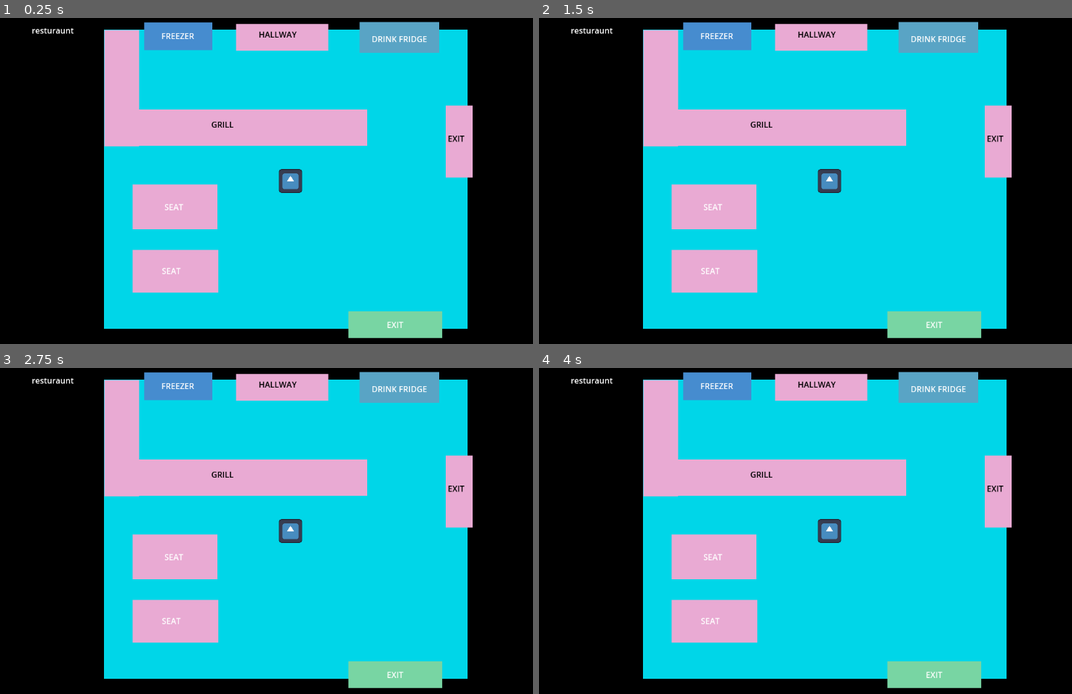
Above: before the commit, frames 1-4 (two rows, left to right).
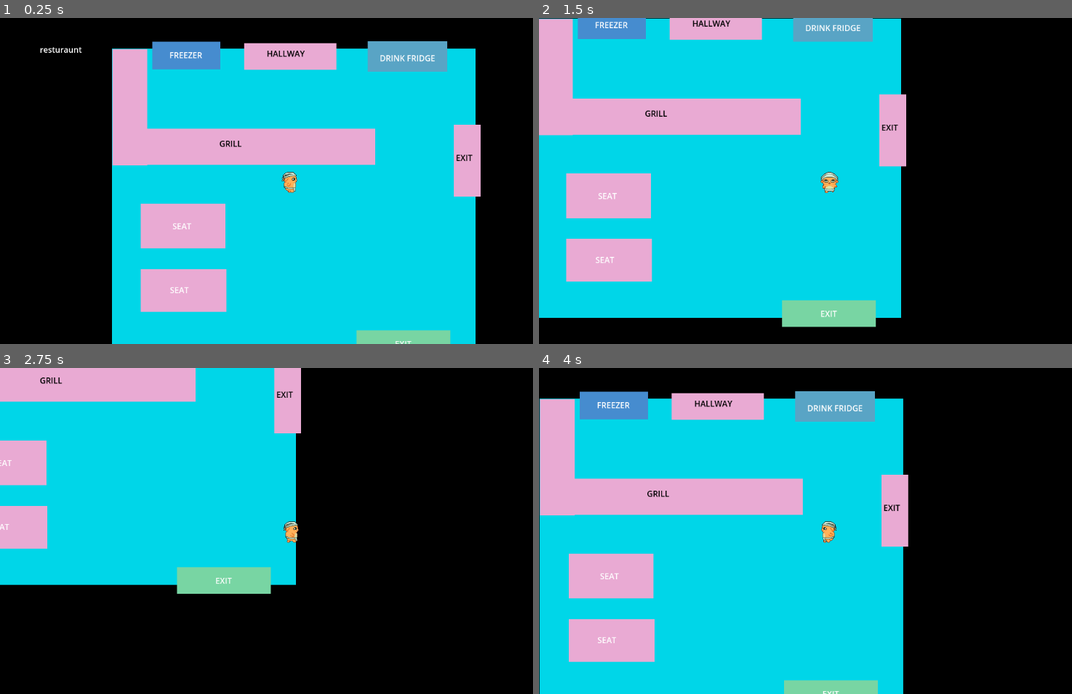
Above: after the commit, the same moments.

Repository: iListenToSludge/Pizza-Interactive
Game: Godot game, scene res://resturaunt.tscn
Two runs of this game, one before a commit and one after it. Both use one fixed random seed, a clock stepped at 60 frames per second and the inputs below. This scene is started directly instead of the project's main scene. The engine's default icon, where the game draws it, is replaced by a stand-in: a white triangle on a blue panel in a dark square.
Inputs:
- Up to frame 1 (0.25 s): no input
- Up to frame 2 (1.5 s): hold D (right) 0.53-1.28 s; hold S (down) from 1.28 s (still down)
- Up to frame 3 (2.75 s): release S (down) at 2.03 s; hold D (right) from 2.03 s (still down)
- Up to frame 4 (4 s): tap Enter at 2.75 s; release D (right) at 2.78 s; hold W (up) 2.78-3.53 s; hold A (left) from 3.53 s (still down)

The runs differ from the first frame. In frame 1, 25% of the frame differs, in the area x 6-91%, y 1-100%; in frame 2, 54%; in frame 3, 66%, in the area x 0-89%, y 0-99%; in frame 4, 57%.

Commit message:
changed player to munchkin in restaurant

Diff:
--- a/pizza-interactive/resturaunt.tscn
+++ b/pizza-interactive/resturaunt.tscn
@@ -1,7 +1,7 @@
 [gd_scene load_steps=12 format=3 uid="uid://dwpoh0ecxixm8"]
 
 [ext_resource type="PackedScene" uid="uid://cf7s266nqwrwq" path="res://scene_trigger.tscn" id="1_x0n7s"]
-[ext_resource type="PackedScene" uid="uid://ctx1b4dq60qv" path="res://scrapped tests/character.tscn" id="2_0eybj"]
+[ext_resource type="PackedScene" uid="uid://burywwc11kw0f" path="res://munchkin_player.tscn" id="2_x0n7s"]
 
 [sub_resource type="CapsuleShape2D" id="CapsuleShape2D_shxr0"]
 radius = 9.401882
@@ -295,8 +295,7 @@
 shape = SubResource("CapsuleShape2D_e16pn")
 debug_color = Color(0.87991565, 0.00037041426, 0.8248162, 0.41960785)
 
-[node name="CharacterBody2D" parent="." instance=ExtResource("2_0eybj")]
-position = Vector2(551, 243)
-scale = Vector2(0.35880437, 0.36741865)
+[node name="CharacterBody2D" parent="." instance=ExtResource("2_x0n7s")]
+position = Vector2(535, 205)
 
 [node name="Camera2D" type="Camera2D" parent="CharacterBody2D"]
